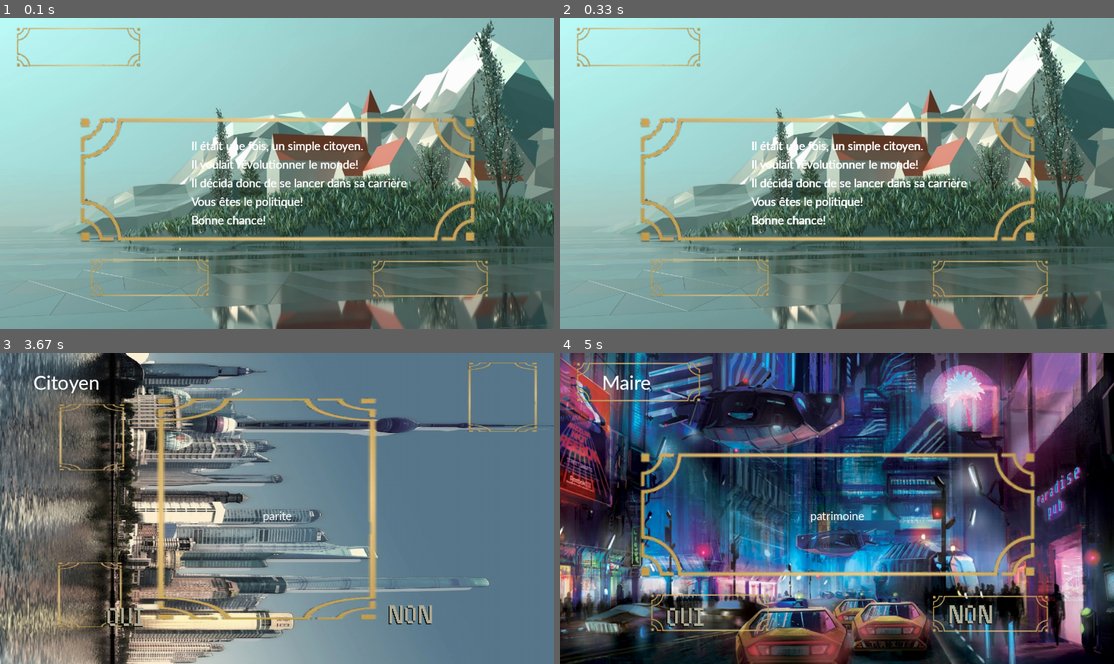
Above: before the commit, frames 1-4 (two rows, left to right).
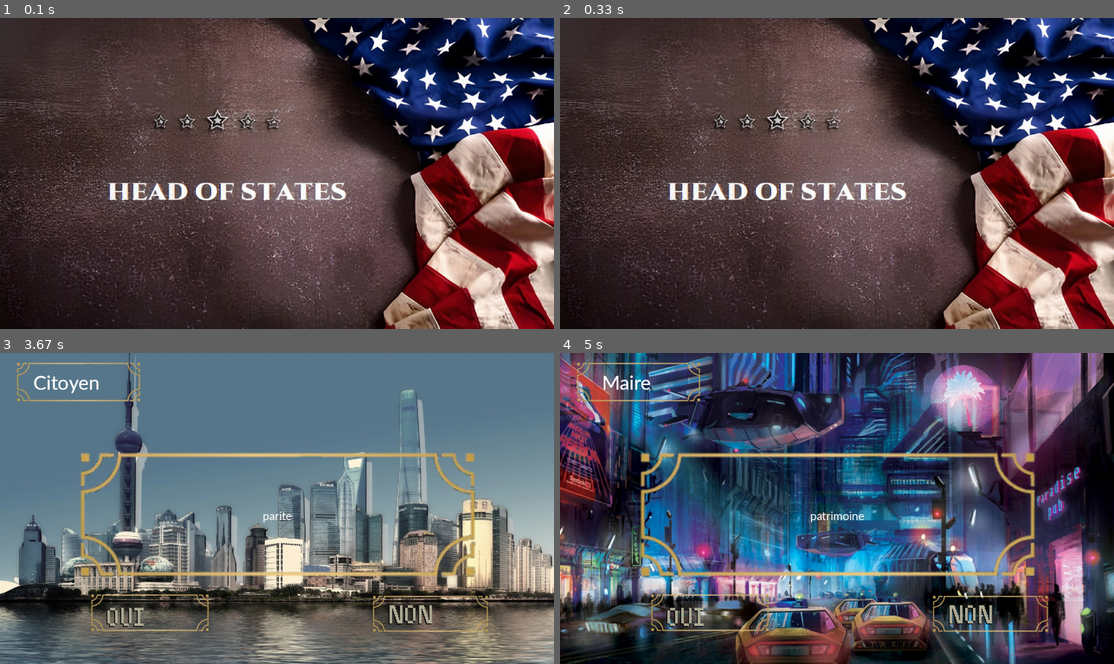
Above: after the commit, the same moments.

Repository: QuentinBubu/trophees-nsi-2022
Game: pygame game, started from main.py
The game is run twice, just before and just after one commit, with the same random seed, the same clock (stepped at 60 frames per second) and the same inputs.
Inputs (mouse positions are in pixels of both pictures, inside the frame that each line leads up to):
- Up to frame 1 (0.1 s): no input
- Up to frame 2 (0.33 s): no input
- Up to frame 3 (3.67 s): click (393, 452) at 3.38 s
- Up to frame 4 (5 s): click (687, 617) at 3.72 s; click (969, 617) at 4.15 s; press the mouse at (687, 617) at 4.47 s; move the mouse to (687, 611) at 4.57 s; release the mouse at (692, 604) at 4.7 s

The runs differ from the first frame. In frame 1, 98% of the frame differs, in the area x 0-100%, y 0-100%; in frame 2, 98%; in frame 3, 76%; in frame 4, nothing differs.

Commit message:
Image d'attente + logo + fond dans le bon sens

Diff:
--- a/main.py
+++ b/main.py
@@ -7,13 +7,20 @@
 ouvert = True
 ecran = PROLOGUE
 screen = Screen()
+import time
 
 interragibles = [
     #Bouton((50, 50), (100, 100), "image/temp_debut.jpg", "image/imagepygame.jpg")
 ]
+once = True
+while ouvert:
 
-while ouvert:
-    screen.set_fond()
+    if once:
+        once = False
+        screen.set_fond('image/logo.png')
+        pygame.display.flip()
+        time.sleep(3)
+    screen.set_fond('image/temp_debut.jpg')
 
     for event in pygame.event.get():
         if event.type == pygame.QUIT:
--- a/src/listeEvenement.py
+++ b/src/listeEvenement.py
@@ -1,10 +1,9 @@
 from json import load
 from random import choice
-from tkinter import Button
 from bouton import *
 from pygameSettings import PROLOGUE, afficher_text
 
-from src.utils.constante import BLANC, CITOYEN, EVENT, GRADE, FIN_DICT_VIDE, MAIRE, DEPUTE, DEPUTE_REGIONAL, MINISTRE, PRESIDENT, PRESIDENT_DES_NATIONS
+from src.utils.constante import CITOYEN, EVENT, GRADE, FIN_DICT_VIDE, MAIRE, DEPUTE, DEPUTE_REGIONAL, MINISTRE, PRESIDENT, PRESIDENT_DES_NATIONS
 from src.utils.affichage import Affichage
 
 class ListeEvenement:
--- a/src/screen.py
+++ b/src/screen.py
@@ -13,7 +13,7 @@
         self.set_caption('Head Of States')
         self.set_fond('image/temp_debut.jpg')
         self.clock = pygame.time.Clock()
-
+        self.set_logo('image/logo.png')
         self.font = pygame.font.SysFont('Candara', 30)
         self.font50 = pygame.font.SysFont('Candara', 50)
 
@@ -25,9 +25,15 @@
         if chemin != '':
             self.chemin = chemin
         self.fond = pygame.image.load(self.chemin).convert_alpha()
-        self.fond = pygame.transform.rotate(self.fond, -90)
+        if self.fond.get_width() < self.fond.get_height():
+            self.fond = pygame.transform.rotate(self.fond, -90)
         self.fond = pygame.transform.scale(self.fond, self.screen.get_size())
         self.screen.blit(self.fond, (0,0))
+
+    def set_logo(self, chemin:str = ''):
+        self.logo = pygame.image.load(chemin).convert_alpha()
+        pygame.display.set_icon(self.logo)
+
 
     def get_screen(self):
         return self.screen
Binary file added: image/logo.png
Binary file added: image/logo32x32.jpg
Binary file changed: image/temp_debut.jpg
